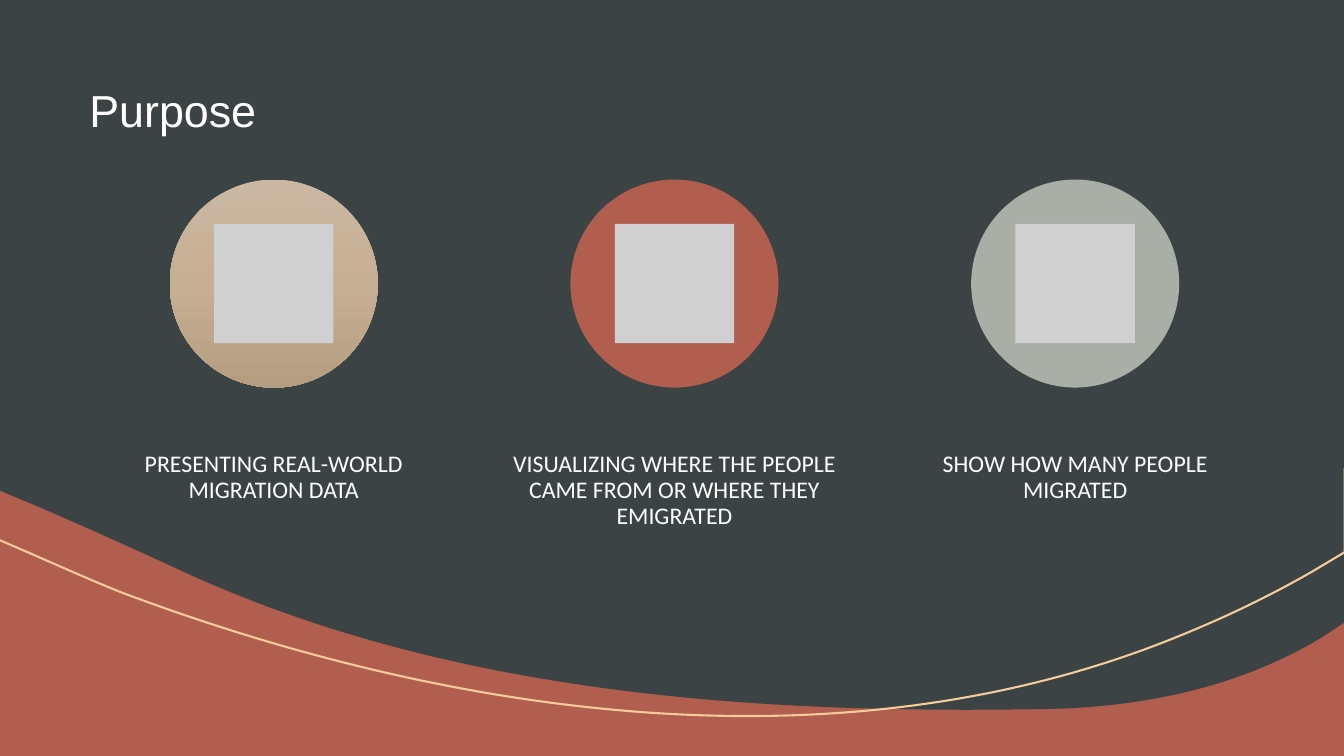
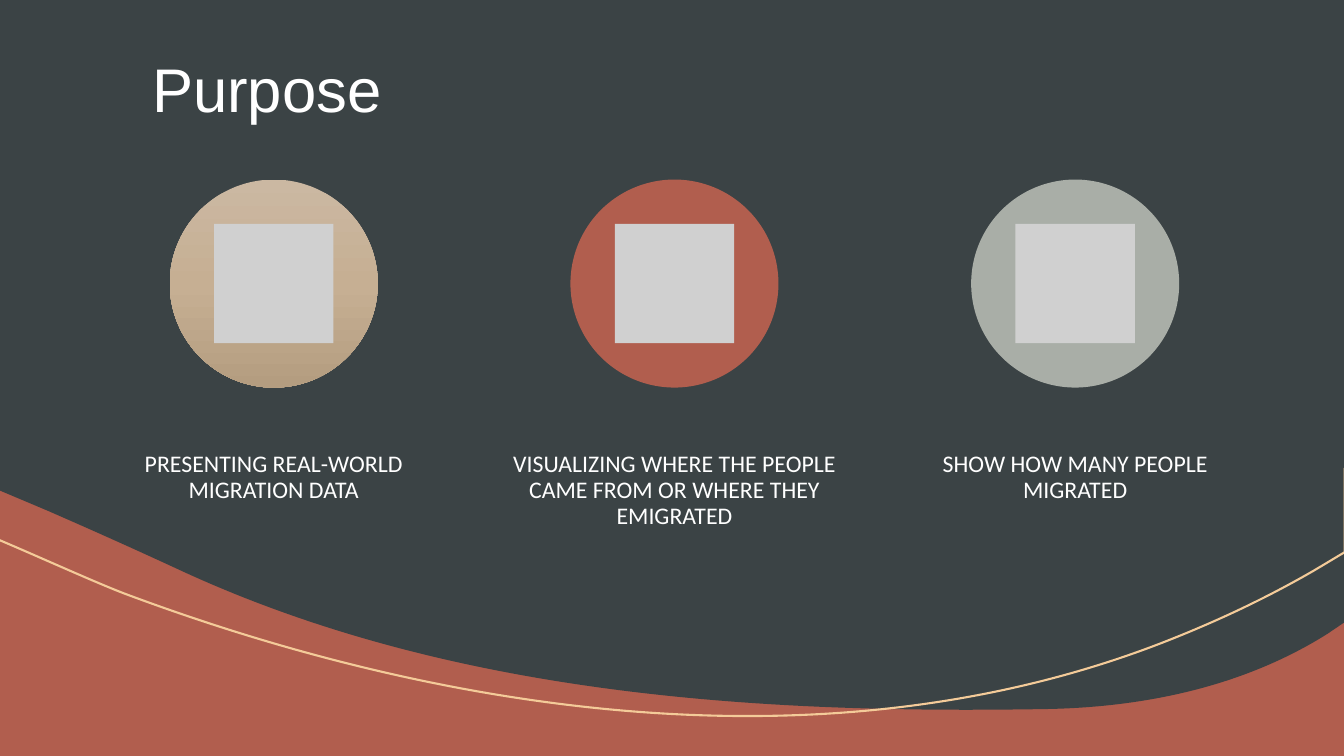
Before and after one commit to MadeByMel/geovisualisation, a slide deck: slide 3 of project_presentation.pptx. Drawn at 1344x756 pixels with LibreOffice and Linux fonts; fonts in the diff are those of the drawing; grey boxes stand for pictures. Boxes give left, top, right and bottom in pixels: in the first picture for what was removed or moved away, otherwise in the second. Text is boxed around its words. In the diff, an @@ line names an element or a change of style, - is before the commit and + after.

```diff
--- a/project_presentation.pptx
+++ b/project_presentation.pptx
@@ title "Purpose": place and size @@
-title "Purpose" at bbox=[89, 96, 256, 136]
+title "Purpose" at bbox=[152, 69, 381, 124]
@@ title "Purpose" at bbox=[152, 69, 381, 124]: size 32 to 44 pt; alignment left to centre @@
```
Also in this commit, not shown: 3 other slides changed, 2 other files.
